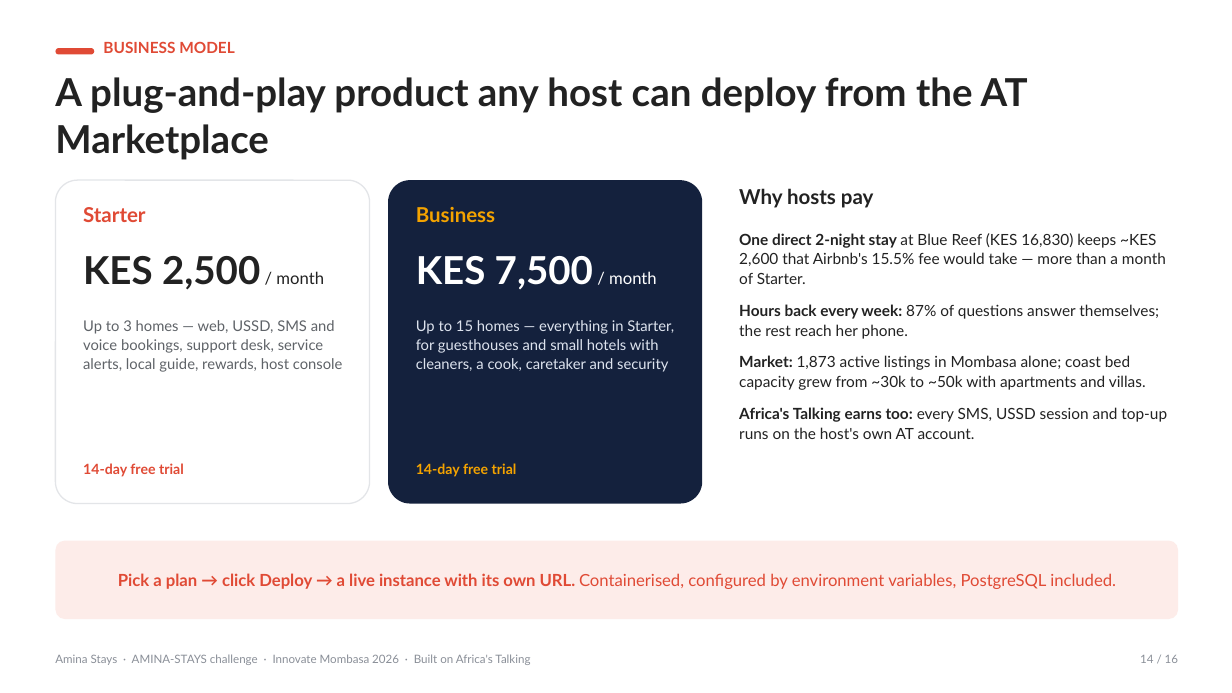
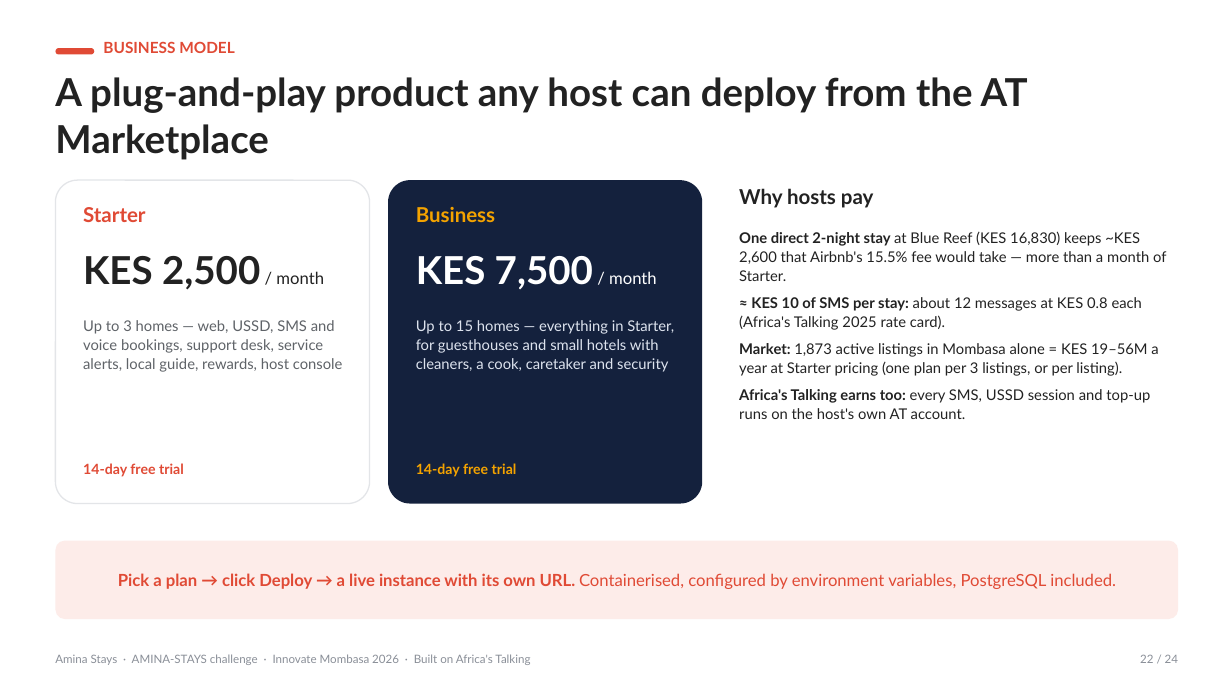
Before and after one commit to David-0chieng/Amina_stays, a slide deck: slide 22 of pitch/Amina-Stays-pitch.pptx (slide 14 before the commit). Drawn at 1232x693 pixels with LibreOffice and Linux fonts; fonts in the diff are those of the drawing. Boxes give left, top, right and bottom in pixels: in the first picture for what was removed or moved away, otherwise in the second. Text is boxed around its words. In the diff, an @@ line names an element or a change of style, - is before the commit and + after.

Commit message:
presentation

```diff
--- a/pitch/Amina-Stays-pitch.pptx
+++ b/pitch/Amina-Stays-pitch.pptx
@@ text at (x1=739, y1=231, x2=1166, y2=419): size 12 to 11.5 pt in "One direct 2-night stay at Blue Reef ...", "Africa's Talking earns too: every SMS, USSD ..."; line spacing 1.08 to 1.05; less space between paragraphs @@
@@ text at (x1=739, y1=297, x2=1158, y2=376): text changed; size 12 to 11.5 pt @@
-Hours back every week: 87% of questions answer themselves; the rest reach her phone.
-Market: 1,873 active listings in Mombasa alone; coast bed capacity grew from ~30k to ~50k with apartments and villas.
+≈ KES 10 of SMS per stay: about 12 messages at KES 0.8 each (Africa's Talking 2025 rate card).
+Market: 1,873 active listings in Mombasa alone = KES 19–56M a year at Starter pricing (one plan per 3 listings, or per listing).
@@ text at (x1=1140, y1=655, x2=1178, y2=663): text changed @@
-14 / 16
+22 / 24
```
Also in this commit, not shown: 15 other slides changed, 8 slides added, 2 other files.
